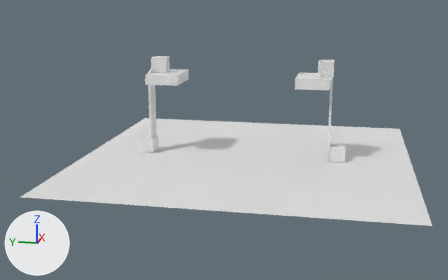
Two versions of the Blender file blender_example/client_new.blend, one commit apart.
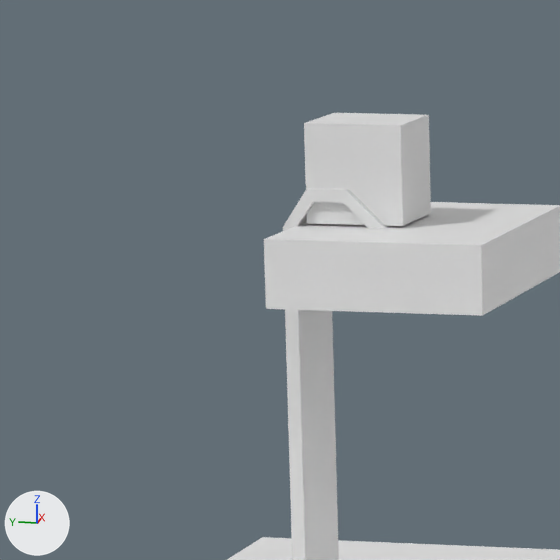
The first picture shows the older version from a 50 mm lens placed at (-37.4, -6.0, 10.3), pointed at (-0.9, 1.3, 1.2). The close-ups show both versions on the part from 24% to 42% of the width and 14% to 43% of the height of that picture; other places that the commit changed are outside them. Lighting does not change. The marker at lower left points along +X, +Y and +Z.
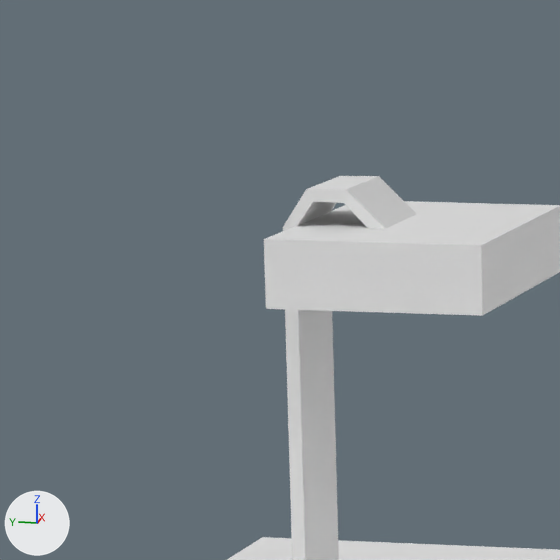
Diff of the bpy script that builds the scene:
```diff
--- a/blender_example/client_new.blend.py
+++ b/blender_example/client_new.blend.py
@@ ob_top_001 @@
-ob_top_001 = bpy.data.objects.new('Top.001', me_cube_001)
-ob_top_001.location = (0.0, 5.537, 5.637)
-ob_top_001.rotation_euler = (0.0, 0.0, 3.142)  # degrees (0, 0, 180)
```

Boxes (x1, y1, x2, y2) around the edits, measured in the close-ups (560 x 560 px):
'Top.001', deleted: before (304, 113, 431, 226)
